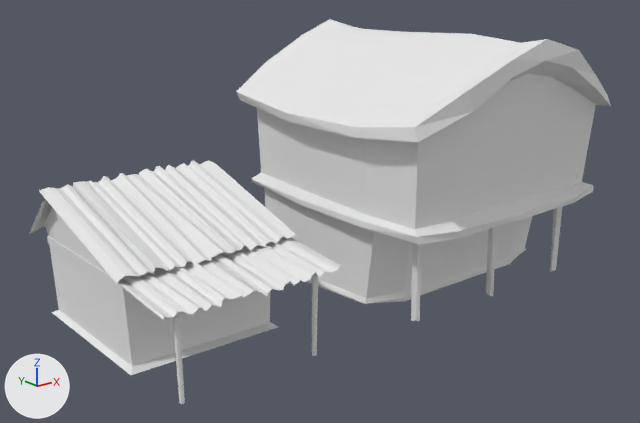
A saved change to the Blender file UnityProject/Assets/_GamePlay/_TarikTambang/mesh/rumah.blend.
One viewpoint serves both versions: a 50 mm lens placed at (-59.0, -81.2, 42.4), pointed at (5.0, -1.2, 10.4). Arrows for +X, +Y and +Z are at lower left; the lights stay in place.

Names of what the first picture shows: 'rumah 1', 'rumah 2.004'.
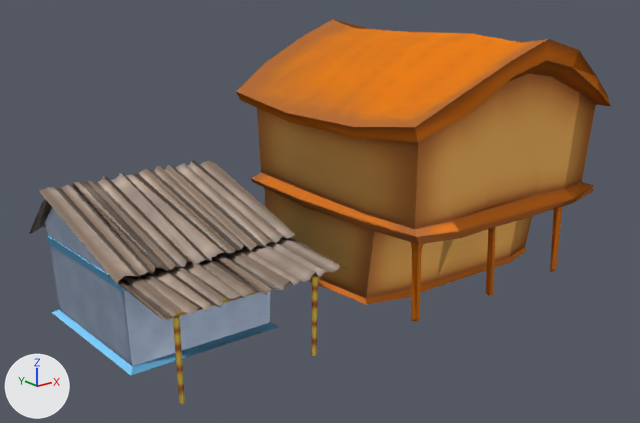
Location of each change, (x1, y1, x2, y2) in pixels of the pictures (640 x 423 px):
'rumah 1', surface changed (white to orange): (236, 19, 611, 321) in both
'rumah 2.004', surface changed: (29, 160, 348, 404) in both

Diff of the bpy script that builds the scene:
```diff
--- a/UnityProject/Assets/_GamePlay/_TarikTambang/mesh/rumah.blend.py
+++ b/UnityProject/Assets/_GamePlay/_TarikTambang/mesh/rumah.blend.py
@@ img_rumah_diffuse_color_png @@
+img_rumah_diffuse_color_png = load_image('rumah Diffuse Color.png', '../text/rumah Diffuse Color.png', 1024, 1024, 'sRGB')
@@ img_rumah_2_diffuse_color_png @@
+img_rumah_2_diffuse_color_png = load_image('rumah 2 Diffuse Color.png', '../text/rumah 2 Diffuse Color.png', 1024, 1024, 'sRGB')
@@ mat_rumah_2 @@
 _N = mat_rumah_2.node_tree.nodes; _L = mat_rumah_2.node_tree.links
-n0 = _N.new('ShaderNodeOutputMaterial'); n0.name = 'Material Output.001'
-n1 = _N.new('ShaderNodeBsdfDiffuse'); n1.name = 'Diffuse BSDF'
-_L.new(n1.outputs[0], n0.inputs[0])  # 'BSDF' to 'Surface'
+n2 = _N.new('ShaderNodeOutputMaterial'); n2.name = 'Material Output'
+n3 = _N.new('ShaderNodeBsdfToon'); n3.name = 'Toon BSDF'
+n4 = _N.new('ShaderNodeTexImage'); n4.name = 'Image Texture'
+n4.image = img_rumah_2_diffuse_color_png
+_L.new(n4.outputs[0], n3.inputs[0])  # 'Color' to 'Color'
+_L.new(n3.outputs[0], n2.inputs[0])  # 'BSDF' to 'Surface'
@@ mat_rumah @@
 _N = mat_rumah.node_tree.nodes; _L = mat_rumah.node_tree.links
-n0 = _N.new('ShaderNodeOutputMaterial'); n0.name = 'Material Output.001'
-n1 = _N.new('ShaderNodeBsdfDiffuse'); n1.name = 'Diffuse BSDF'
-_L.new(n1.outputs[0], n0.inputs[0])  # 'BSDF' to 'Surface'
+n2 = _N.new('ShaderNodeBsdfToon'); n2.name = 'Toon BSDF'
+n3 = _N.new('ShaderNodeOutputMaterial'); n3.name = 'Material Output'
+n4 = _N.new('ShaderNodeTexImage'); n4.name = 'Image Texture'
+n4.image = img_rumah_diffuse_color_png
+_L.new(n4.outputs[0], n2.inputs[0])  # 'Color' to 'Color'
+_L.new(n2.outputs[0], n3.inputs[0])  # 'BSDF' to 'Surface'
```
